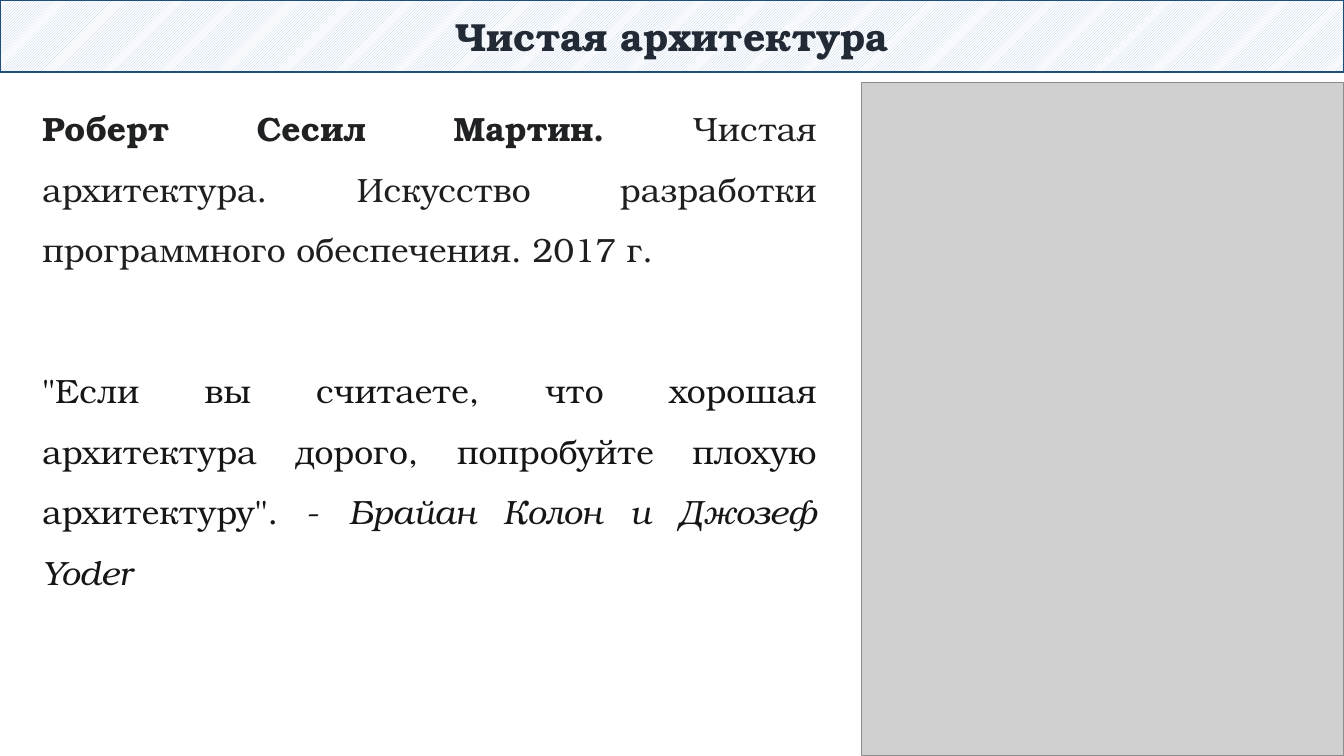
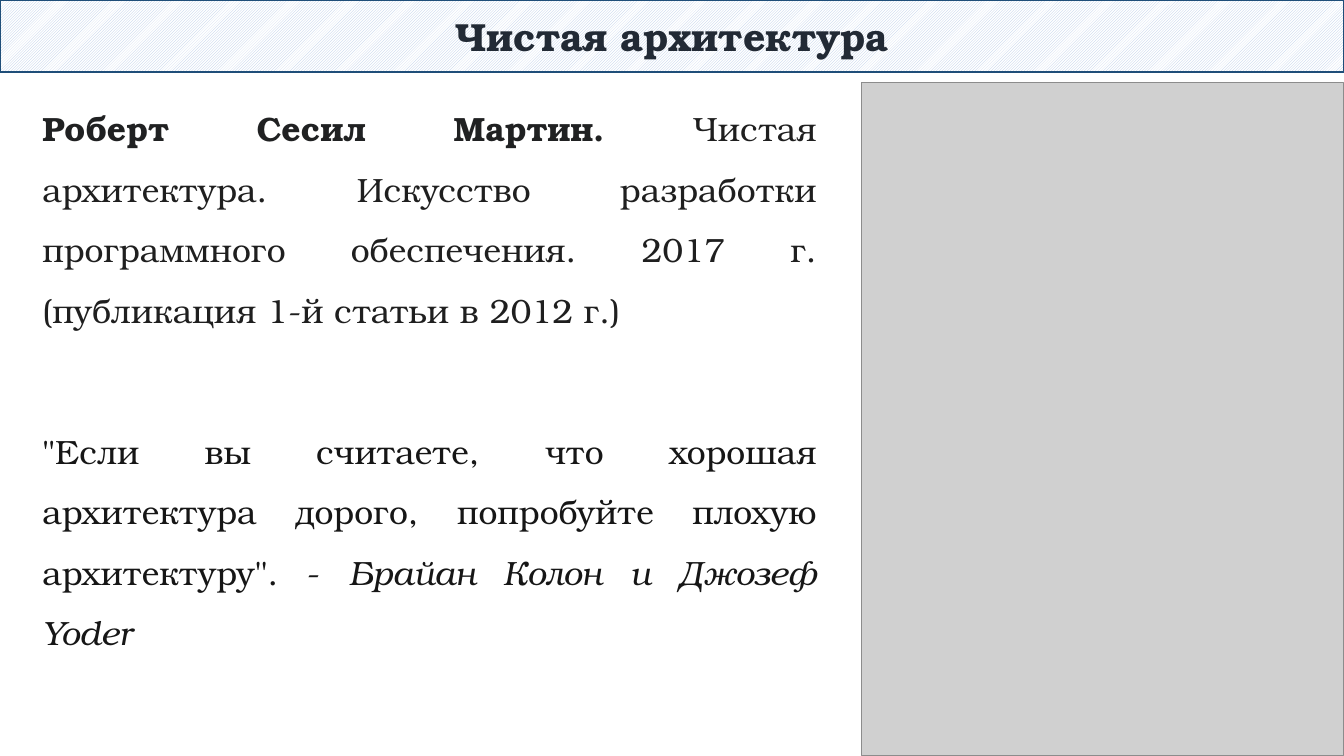
Before and after one commit to DaniilKlyukin/OOP-4, a slide deck: slide 2 of Лекции/ООП 1 лек 6.pptx. Drawn at 1344x756 pixels with LibreOffice and Linux fonts; fonts in the diff are those of the drawing; grey boxes stand for pictures. Boxes give left, top, right and bottom in pixels: in the first picture for what was removed or moved away, otherwise in the second. Text is boxed around its words. In the diff, an @@ line names an element or a change of style, - is before the commit and + after.

```diff
--- a/Лекции/ООП 1 лек 6.pptx
+++ b/Лекции/ООП 1 лек 6.pptx
@@ text at box(42, 115, 817, 331): text changed @@
-Роберт Сесил Мартин. Чистая архитектура. Искусство разработки программного обеспечения. 2017 г.
+Роберт Сесил Мартин. Чистая архитектура. Искусство разработки программного обеспечения. 2017 г. (публикация 1-й статьи в 2012 г.)
```
